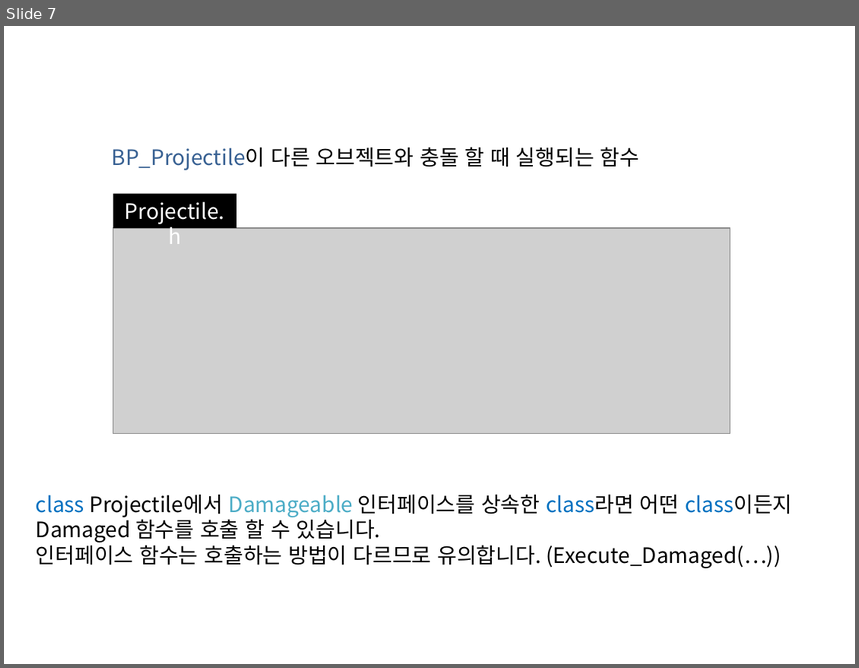
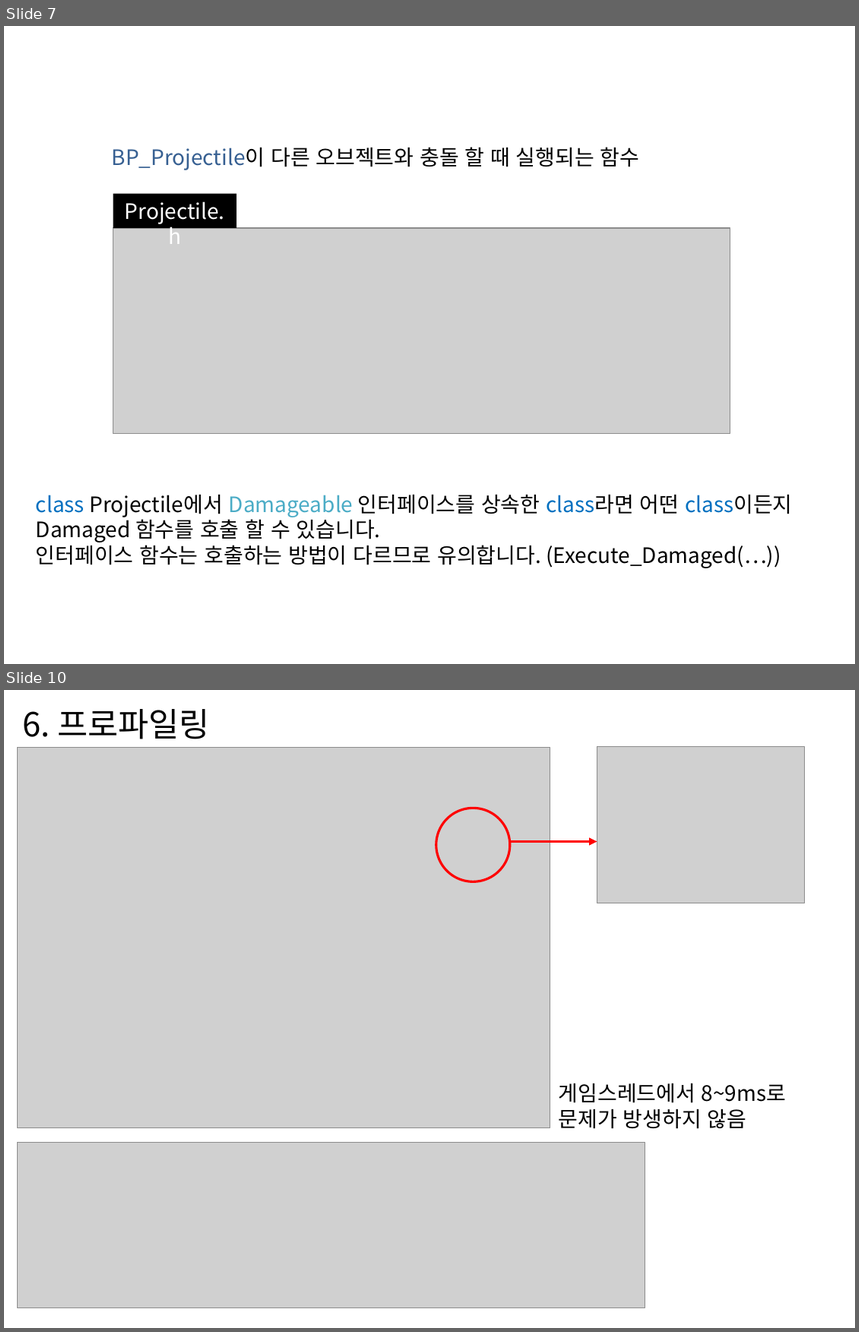
Before and after one commit to hehza90/-Unreal-TDShooting, a slide deck: [UE4] TDShooting.pptx. Shown one above the other, each under a label of ours: slide 7 before the commit, slides 7 and 10 after it; the slides between them are not shown. The pictures are 859x668 and 859x1332 pixels, drawn with LibreOffice and Linux fonts; fonts in the diff are those of the drawing; grey boxes stand for pictures. Boxes give left, top, right and bottom in pixels: in the first picture for what was removed or moved away, otherwise in the second. Text is boxed around its words. In the diff, an @@ line names an element or a change of style, - is before the commit and + after.

```diff
--- a/[UE4] TDShooting.pptx
+++ b/[UE4] TDShooting.pptx
@@ slide 10 added at (4,690,855,1328), background #FFFFFF @@
@@ text added at (22,709,209,739), 28 pt, text #000000 @@
+6. 프로파일링
@@ picture added at (18,747,550,1128) @@
@@ picture added at (598,746,805,903) @@
@@ ellipse added at (436,809,510,882), outline #FF0000 2 pt @@
@@ arrow added from (509, 841) to (598, 841), #FF0000 2.25 pt @@
@@ text added at (559,1084,786,1129), 18 pt, text #000000 @@
+게임스레드에서 8~9ms로 문제가 방생하지 않음
@@ picture added at (18,1143,645,1309) @@
```
Also in this commit, not shown: 5 slides changed, 2 other files.
